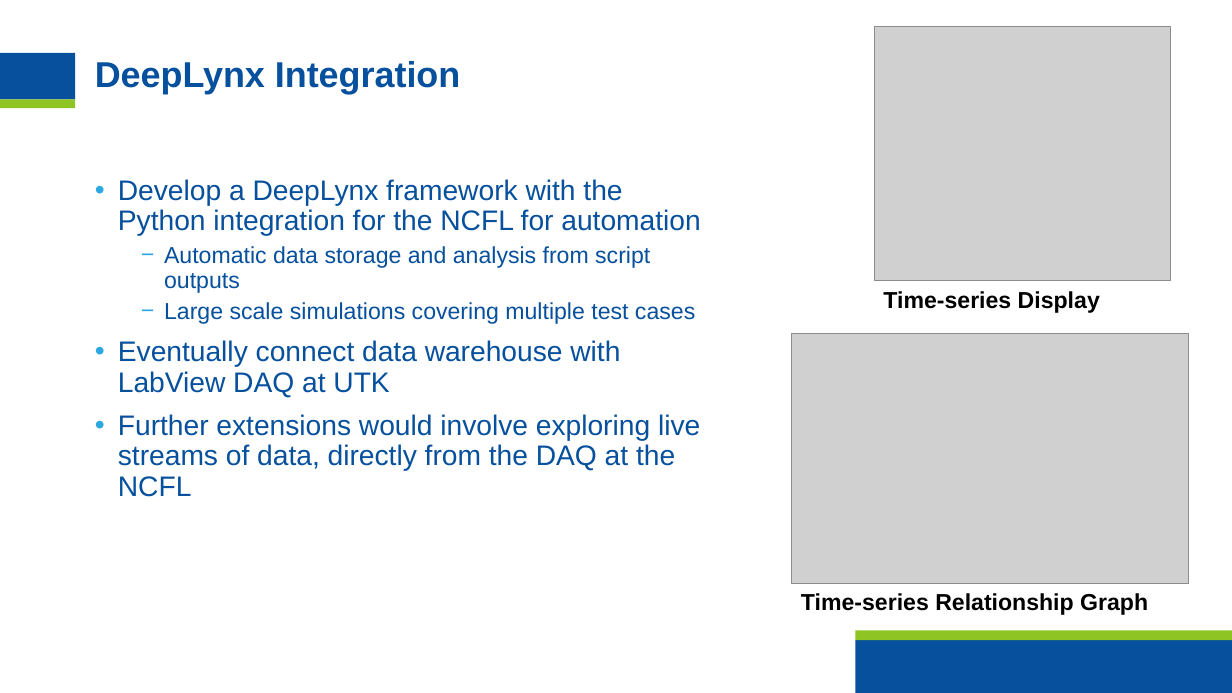
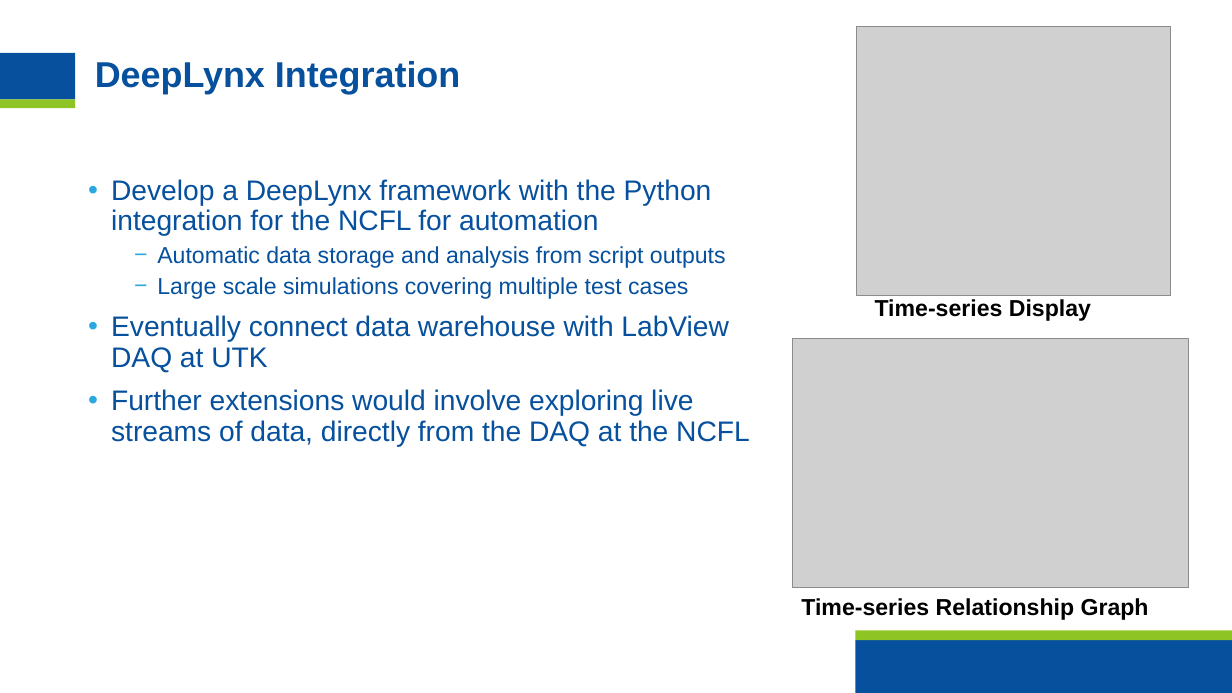
Before and after one commit to hvnaick/INL_DT_Intern, a slide deck: slide 12 of Important Documents/FinalPresentation.pptx (slide 11 before the commit). Drawn at 1232x693 pixels with LibreOffice and Linux fonts; fonts in the diff are those of the drawing; grey boxes stand for pictures; background and template pictures are left out. Boxes give left, top, right and bottom in pixels: in the first picture for what was removed or moved away, otherwise in the second. Text is boxed around its words. In the diff, an @@ line names an element or a change of style, - is before the commit and + after.

Commit message:
Added recent changes for NCFL and experimental data

```diff
--- a/Important Documents/FinalPresentation.pptx
+++ b/Important Documents/FinalPresentation.pptx
@@ picture: place and size @@
-picture at box(874, 27, 1171, 281)
+picture at box(857, 27, 1171, 297)
@@ text "Develop a DeepLynx framework with ..." rewrapped from box(118, 179, 700, 497) to box(111, 179, 750, 446) @@
@@ text "Time-series Display": place and size @@
-text "Time-series Display" at box(883, 291, 1100, 313)
+text "Time-series Display" at box(875, 299, 1091, 321)
@@ picture: place and size @@
-picture at box(792, 334, 1189, 583)
+picture at box(793, 338, 1189, 588)
@@ text "Time-series Relationship Graph": place and size @@
-text "Time-series Relationship Graph" at box(801, 593, 1148, 615)
+text "Time-series Relationship Graph" at box(801, 598, 1149, 620)
```
Also in this commit, not shown: 7 other slides changed, 5 slides added, 25 other files.
